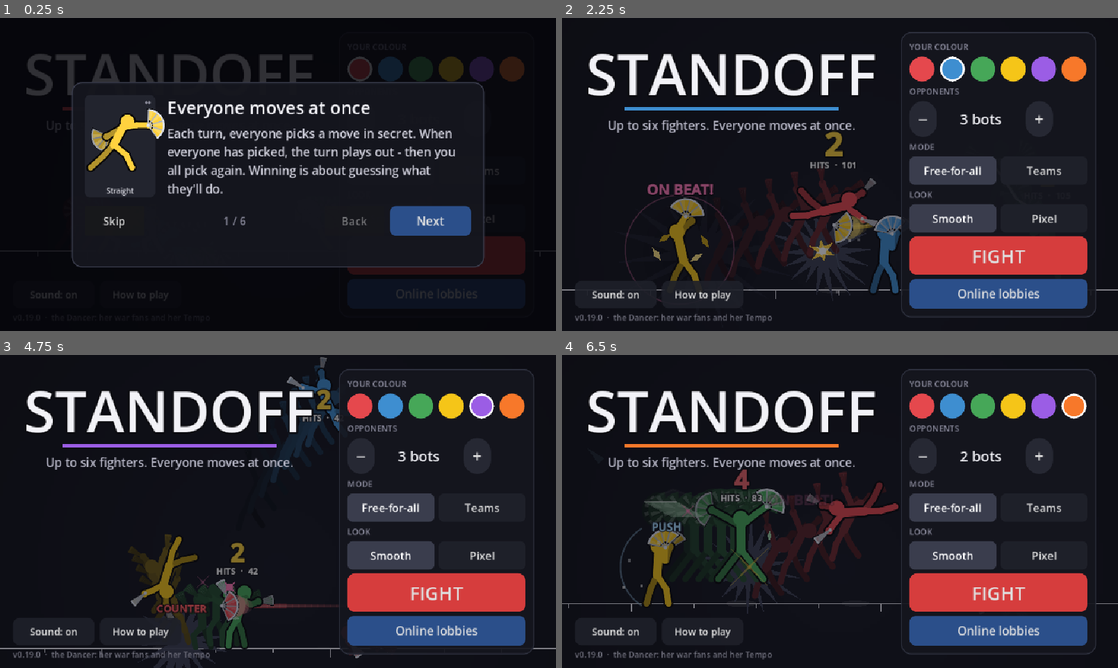
Above: before the commit, frames 1-4 (two rows, left to right).
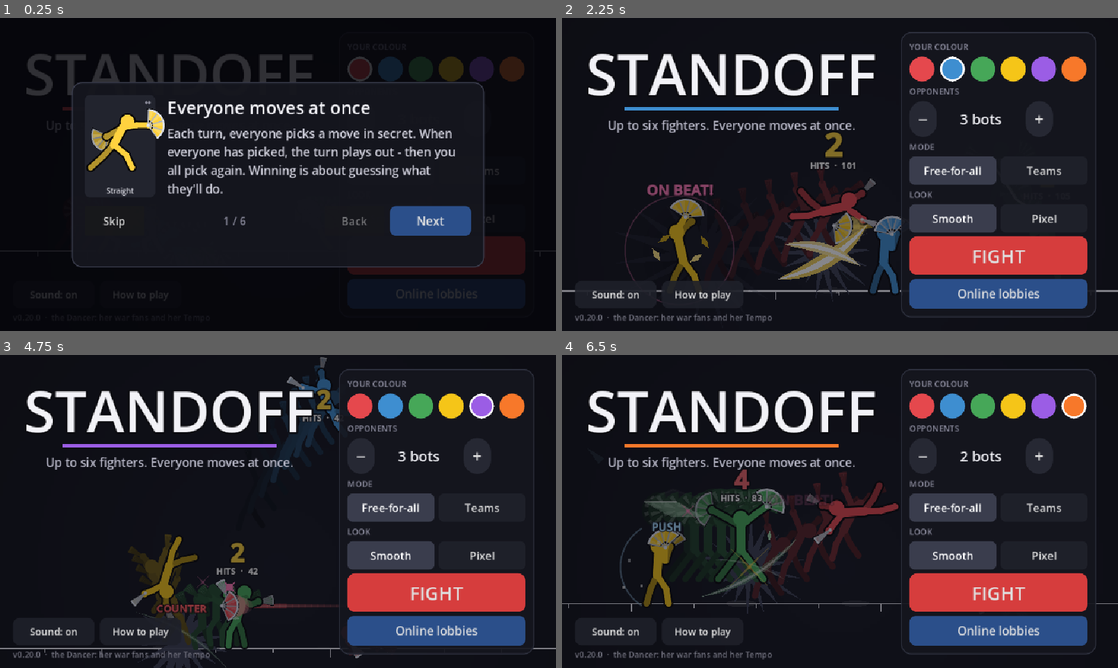
Above: after the commit, the same moments.

Repository: Veriduim/standoff
Game: Godot game, scene res://scenes/main.tscn
Same seed, same stepped clock (60 frames per second), same inputs: the game is played once before the commit and once after it.
Inputs (mouse positions are in pixels of both pictures, inside the frame that each line leads up to):
- Up to frame 1 (0.25 s): no input
- Up to frame 2 (2.25 s): click "Skip" at 0.5 s; click (923, 68) at 1.27 s; click (951, 68) at 2.02 s
- Up to frame 3 (4.75 s): click (422, 405) at 2.77 s; click (450, 405) at 3.52 s; click (483, 405) at 4.27 s
- Up to frame 4 (6.5 s): click (1073, 405) at 5.02 s; click "−" at 5.75 s

The runs differ from the first frame. In frame 2, 2.0% of the frame differs, in the area x 0-100%, y 36-97%; in frame 3, less than 0.1%; in frame 4, 0.3%.

Commit message:
0.20.0: step 4 - effects per move: a hit looks like what made it, supers get a cut-in (Timmy 01:32 "Step 5 makes sense")
- StageView._hit_style: her fans (her hand strikes, Fan Slash, a thrown fan) cut - two thin crescents in her colour,
  white at the core, no spark; kicks and knees thump (the spark on the dark starburst, as before); the ground wave
  throws dust up round their feet; grabs keep their dark sphere. Projectile hits carry their source move (src).
- a super's cut-in: a band in her colour, slanted across the screen, speed lines, her big in the move's pose, its
  name (Fx.draw_cutin) - replaces the name over her head
- no white circles, no confetti (22:57 / 23:11); the hit test expects a slash for a fan strike

Co-Authored-By: Claude Opus 5.5 <noreply@anthropic.com>
Claude-Session: https://claude.ai/code/session_019cpLLa1bA2ND22yfhrkoYF

Diff:
--- a/project.godot
+++ b/project.godot
@@ -11,7 +11,7 @@
 [application]
 
 config/name="Standoff"
-config/version="0.19.0"
+config/version="0.20.0"
 config/icon="res://assets/icon.png"
 run/main_scene="res://scenes/main.tscn"
 config/features=PackedStringArray("4.7", "GL Compatibility")
--- a/scripts/sim/sim.gd
+++ b/scripts/sim/sim.gd
@@ -1395,6 +1395,8 @@
 			and not bool(Moves.move(a.character, a.move).get("no_cancel", false)):
 		_cancels[a.id] = true
 	var extra := {"counter": true} if counter else {}
+	if src != "":   # (a projectile's hit: the move that threw it - the screen draws it as that)
+		extra["src"] = src
 	if int(e.get("spot", 0)) != 0:
 		extra["spot"] = int(e["spot"])
 	_event(type, a, d, dmg, extra)
--- a/scripts/tests/ui_test.gd
+++ b/scripts/tests/ui_test.gd
@@ -123,8 +123,9 @@
 		seen["froze"] = seen["froze"] or g.stage.fx.frozen()
 		seen["arc"] = seen["arc"] or not g.stage.fx.trails.is_empty()
 		for p: Dictionary in g.stage.fx.parts:
-			if p["k"] == "star" and seen["star"] == Vector2.INF:
+			if p["k"] in ["star", "slash"] and seen["star"] == Vector2.INF:   # (a fan strike's is a slash - step 4)
 				seen["star"] = p["p"]
+				seen["look"] = str(p["k"])
 		var card: Node = g.cards.get_child(1)
 		var lag := (card.find_child("Lag", true, false) as ProgressBar).value
 		seen["lag"] = seen["lag"] or lag > (card.find_child("HP", true, false) as ProgressBar).value + 1.0
@@ -142,8 +143,9 @@
 	g.sim.fighters[1].pos.x = 35.0
 	var seen := _watch(g, {"move": "jab", "x": 1.0})
 	var star: Vector2 = seen["star"]
-	_check("a jab that lands bursts where the fist meets the body (%.0f, %.0f)" % [star.x, star.y],
-			star.x > -10.0 and star.x < 60.0 and star.y < -60.0 and star.y > -100.0)
+	_check("a jab that lands - her fan - cuts where it meets the body (%s at %.0f, %.0f)" % [seen.get("look", ""),
+			star.x, star.y], star.x > -10.0 and star.x < 60.0 and star.y < -60.0 and star.y > -100.0
+			and seen.get("look", "") == "slash")
 	_check("the playback freezes on contact and holds that frame", seen["froze"] and seen["held"])
 	_check("the striking hand leaves an arc", seen["arc"])
 	_check("your next pick shows how far ahead you are over the one reeling (+%s), on a turn clock (%s)"
--- a/scripts/ui/fx.gd
+++ b/scripts/ui/fx.gd
@@ -43,6 +43,8 @@
 var split := 0.0             ## the colour split (0-1, fading) - the screens' post shader reads it
 var punch := 0.0             ## the camera's push-in on a big hit (a share of the zoom, fading)
 var split_at := Vector2.ZERO ## (world) where it splits from
+var style := ""              ## the next hit's look (StageView sets it): "slash" her fans, "wave" the ripple, else blunt
+var cutin := {}              ## a super's cut-in: {id, col, title, pose, face, age, life} (screen space - draw_cutin)
 var _rng := RandomNumberGenerator.new()
 static var _bold: FontVariation
 
@@ -168,7 +170,22 @@
 			# (23:05 "This is an example of the normal hit effect": a dark jagged starburst behind it, longest along
 			# the hit - the YOMI mods' look; low contrast, so the fighters and sparks read on top)
 			_add("ink", at, Vector2.ZERO, 0.42, INK, 60.0 + 26.0 * s, face)
-			_burst(at, face, s, by, victim_col)
+			var look := style
+			style = ""
+			if look == "slash" and type == "hit":   # (step 4: a fan's cut - two thin crescents across it, no star)
+				_add("slash", at, Vector2.ZERO, 0.24, by.lightened(0.3), 62.0 + 18.0 * s, face)
+				parts[-1]["w"] = 0.0
+				_add("slash", at + Vector2(0, 6), Vector2.ZERO, 0.2, by.lightened(0.55), 44.0 + 12.0 * s, -face * 0.5)
+				parts[-1]["w"] = 0.0
+			elif look == "wave" and type == "hit":   # (the ground ripple: dust thrown up round their feet)
+				var feet := Vector2(at.x, maxf(at.y, -20.0))
+				for i in 10:
+					var side := 1.0 if i % 2 == 0 else -1.0
+					_add("chip", feet, Vector2(side * _rng.randf_range(60.0, 220.0), -_rng.randf_range(260.0, 520.0)),
+							_rng.randf_range(0.3, 0.5), Color("#a9acb8"), _rng.randf_range(3.0, 6.0))
+				_add("star", at, Vector2.ZERO, 0.14, YELLOW, 20.0 * s)
+			else:   # (blunt: a kick, a knee - the spark on the dark starburst)
+				_burst(at, face, s, by, victim_col)
 			if counter:   # (they were mid-attack: a red COUNTER and a harder flash)
 				_add("text", at + Vector2(0, -40), Vector2(0, -50), 0.42, Color("#ff5d5d"), 17.0)   # (small - they're common)
 				parts[-1]["txt"] = "COUNTER"
@@ -241,11 +258,9 @@
 
 
 ## Someone starts a super: the stage dims round them, rays and rings burst out, it all holds a moment and splits.
-func super_start(id: int, at: Vector2, col: Color, seed_n: int, title := "") -> void:
+func super_start(id: int, at: Vector2, col: Color, seed_n: int, title := "", pose := "idle", face := 1.0) -> void:
 	_rng.seed = seed_n
-	if title != "":   # (its name, big, over them)
-		_add("text", at + Vector2(0, -150), Vector2(0, -24), 0.95, col.lightened(0.55), 46.0)
-		parts[-1]["txt"] = title.to_upper()
+	cutin = {"id": id, "col": col, "title": title.to_upper(), "pose": pose, "face": face, "age": 0.0, "life": 0.75}
 	dim = 0.62
 	dim_id = id
 	_add("rays", at, Vector2.ZERO, 0.4, col.lightened(0.45), 190.0)
@@ -378,6 +393,10 @@
 
 func update(delta: float) -> void:
 	hitstop = maxf(0.0, hitstop - delta)
+	if not cutin.is_empty():
+		cutin["age"] = float(cutin["age"]) + delta
+		if float(cutin["age"]) >= float(cutin["life"]):
+			cutin = {}
 	if hitstop <= 0.0:
 		jitter.clear()
 	for p: Dictionary in parts:
@@ -571,6 +590,27 @@
 				for i in n + 1:
 					rim.append(at + dirs[i] * reach)
 				st.draw_polyline(rim, rimc, maxf(2.0, 4.0 * z * (1.0 - t)), true)
+			"slash":   # (a fan's cut across the hit: a thin crescent drawn out fast, white at its core; x = the way)
+				var e := 1.0 - pow(1.0 - minf(1.0, t / 0.3), 2.0)
+				var fade := 1.0 - maxf(0.0, (t - 0.35) / 0.65)
+				var way := 1.0 if float(p["x"]) >= 0.0 else -1.0
+				var dir := Vector2.from_angle(-0.55 * absf(float(p["x"])) * way) * way
+				var nrm := Vector2(-dir.y, dir.x)
+				var half := s * (0.3 + 0.7 * e)
+				for layer in 2:   # (the colour, then the white core)
+					var w := s * (0.13 if layer == 0 else 0.05) * fade
+					var top := PackedVector2Array()
+					var bot := PackedVector2Array()
+					for k in 11:
+						var u := -1.0 + 2.0 * float(k) / 10.0
+						var bend := 1.0 - u * u
+						var mid := at + dir * half * u + nrm * s * 0.16 * bend
+						top.append(mid + nrm * w * bend)
+						bot.append(mid - nrm * w * bend)
+					bot.reverse()
+					var cc := c if layer == 0 else Color(1, 1, 1, 1)
+					cc.a = (0.95 if layer == 0 else 1.0) * fade
+					st.draw_colored_polygon(top + bot, cc)
 			"star":   # (near full size the moment it lands - the freeze shows it - then it shrinks away)
 				var grow := (0.75 + 0.25 * minf(1.0, t / 0.2)) * (1.0 - maxf(0.0, (t - 0.5) / 0.5))
 				_star(st, at, s * grow, float(p["r"]), p["sp"], c)
@@ -654,6 +694,53 @@
 						at - dir * s * 0.4 - side]), c)
 
 
+## A super's cut-in (step 4): a dark slanted band across the screen, edged in their colour, speed lines running
+## through it, them big in the move's pose sliding in, and the move's name - over everything, in screen space.
+func draw_cutin(st: StageView) -> void:
+	if cutin.is_empty():
+		return
+	var t := float(cutin["age"]) / float(cutin["life"])
+	var vp := st.get_viewport_rect().size
+	var col: Color = cutin["col"]
+	var slide := 1.0 - pow(1.0 - minf(1.0, t / 0.16), 3.0)   # (in fast)
+	var out := maxf(0.0, (t - 0.82) / 0.18)                  # (and out)
+	var h := vp.y * 0.3
+	var cy := vp.y * 0.44
+	var tilt := h * 0.35
+	var x0 := -vp.x * (1.0 - slide) + vp.x * out * 1.2
+	var band := PackedVector2Array([Vector2(x0, cy - h / 2.0 + tilt * 0.5), Vector2(x0 + vp.x, cy - h / 2.0 - tilt * 0.5),
+		Vector2(x0 + vp.x, cy + h / 2.0 - tilt * 0.5), Vector2(x0, cy + h / 2.0 + tilt * 0.5)])
+	var fill := col.darkened(0.72)   # (her colour, deep - the band reads against the dark stage)
+	fill.a = 0.95
+	st.draw_colored_polygon(band, fill)
+	var edge := col.lightened(0.25)
+	st.draw_line(band[0], band[1], edge, 6.0, true)
+	st.draw_line(band[3], band[2], edge, 6.0, true)
+	var lines := col.lightened(0.5)
+	for k in 9:   # (speed lines racing through the band)
+		var yy := cy - h * 0.38 + h * 0.76 * float(k) / 8.0
+		var run := fmod(float(k) * 173.0 + t * vp.x * 2.6, vp.x * 1.4) - vp.x * 0.2
+		lines.a = 0.22
+		st.draw_line(Vector2(x0 + run, yy), Vector2(x0 + run + vp.x * 0.25, yy - tilt * 0.12), lines, 3.0, true)
+	var sc := h * 0.78 / 100.0   # (her whole figure inside the band)
+	var face := float(cutin["face"])
+	var origin := Vector2(x0 + vp.x * 0.28, cy + h * 0.36)
+	var pose := Poses.get_pose(str(cutin["pose"]))
+	Stick.fan_at(st, Stick._place(pose, origin, sc, face), "b", face, sc, 1.0, col)
+	var pts := Stick.draw(st, pose, origin, sc, face, col, Stick.limb(sc), Stick.head(sc))
+	Stick.fan_at(st, pts, "f", face, sc, 1.0, col)
+	var title := str(cutin["title"])
+	if title != "":
+		if _bold == null:
+			_bold = FontVariation.new()
+			_bold.base_font = ThemeDB.fallback_font
+			_bold.variation_embolden = 1.1
+		var size := int(h * 0.3)
+		var at := Vector2(x0 + vp.x * 0.5, cy + size * 0.35)
+		st.draw_string_outline(_bold, at, title, HORIZONTAL_ALIGNMENT_LEFT, -1, size, 10, Color(0.02, 0.02, 0.03))
+		st.draw_string(_bold, at, title, HORIZONTAL_ALIGNMENT_LEFT, -1, size, col.lightened(0.6))
+
+
 func _star(st: StageView, at: Vector2, s: float, rot: float, sp: Array, c: Color) -> void:
 	if s < 1.0:
 		return
--- a/scripts/ui/stage_view.gd
+++ b/scripts/ui/stage_view.gd
@@ -116,7 +116,8 @@
 		var mv := str(r[3])
 		var kind := str(Moves.move(_char(i), mv).get("kind", "")) if mv != "" else ""
 		if kind == "super" and int(r[4]) <= 1 and (str(p[3]) != mv or int(p[4]) > int(r[4])):
-			fx.super_start(i, _chest(i), colour_of(i), _tick_n * 13 + i, str(Moves.move(_char(i), mv)["name"]))
+			fx.super_start(i, _chest(i), colour_of(i), _tick_n * 13 + i, str(Moves.move(_char(i), mv)["name"]),
+					Moves.icon_pose(Moves.move(_char(i), mv)), float(r[2]))
 			if sfx != null:
 				sfx.play("super")
 		var speed := maxf(absf(float(r[0]) - float(p[0])), absf(float(r[1]) - float(p[1])) * 0.8)
@@ -191,10 +192,25 @@
 		return
 	var at := _contact(a, d) if type in ["hit", "throw", "armor", "block"] else (_chest(a) + _chest(d)) / 2.0
 	var reeling := d < prev.size() and int(prev[d][5]) == 1
+	if type == "hit":
+		fx.style = _hit_style(e, a)
 	fx.on_event(type, at, face, int(e.get("dmg", 0)), colour_of(a), d, colour_of(d), reeling, n + d,
 			bool(e.get("counter", false)) or bool(e.get("worse", false)), bool(e.get("push", false)))
 	if type == "hit" and int(e.get("spot", 0)) == 1:   # (the fan's edge - a gold glint where it lands)
 		fx.on_event("edge", at, face, 0, colour_of(a), d, colour_of(d), false, n + d)
+
+
+## Step 4: what a hit looks like by what made it - "slash" her fans (her hand strikes, a thrown fan), "wave" the
+## ground ripple, "blunt" anything else (kicks, knees).
+func _hit_style(e: Dictionary, a: int) -> String:
+	var src := str(e.get("src", ""))
+	if src != "":
+		return "wave" if src == "ripple" else ("slash" if src in ["fan", "airfan"] else "blunt")
+	var mv := str(frame[a][3])
+	if mv == "" or _char(a) != "dancer":
+		return "blunt"
+	var tip := _striking(a, mv, int(frame[a][4]))
+	return "slash" if tip.begins_with("hand") else "blunt"
 
 
 func _char(i: int) -> String:
@@ -435,6 +451,7 @@
 	fx.draw_parts(self)
 	fx.draw_combos(self, frame)
 	_advantage_labels()
+	fx.draw_cutin(self)   # (a super's cut-in, over everything)
 
 
 ## A projectile: [x, y, kind, owner, vx, vy, life]. A fan: three blades spinning, a fading trail; a ripple: a low wave
--- a/scripts/version.gd
+++ b/scripts/version.gd
@@ -2,4 +2,4 @@
 extends RefCounted
 ## The game's version - the home screen shows it, and lobbies list it (only the same version can play together).
 
-const TAG := "0.19.0"
+const TAG := "0.20.0"
Not shown, changed: export_presets.cfg
Not shown, changed: docs/mechanics.md
Not shown, changed: docs/plan.md
